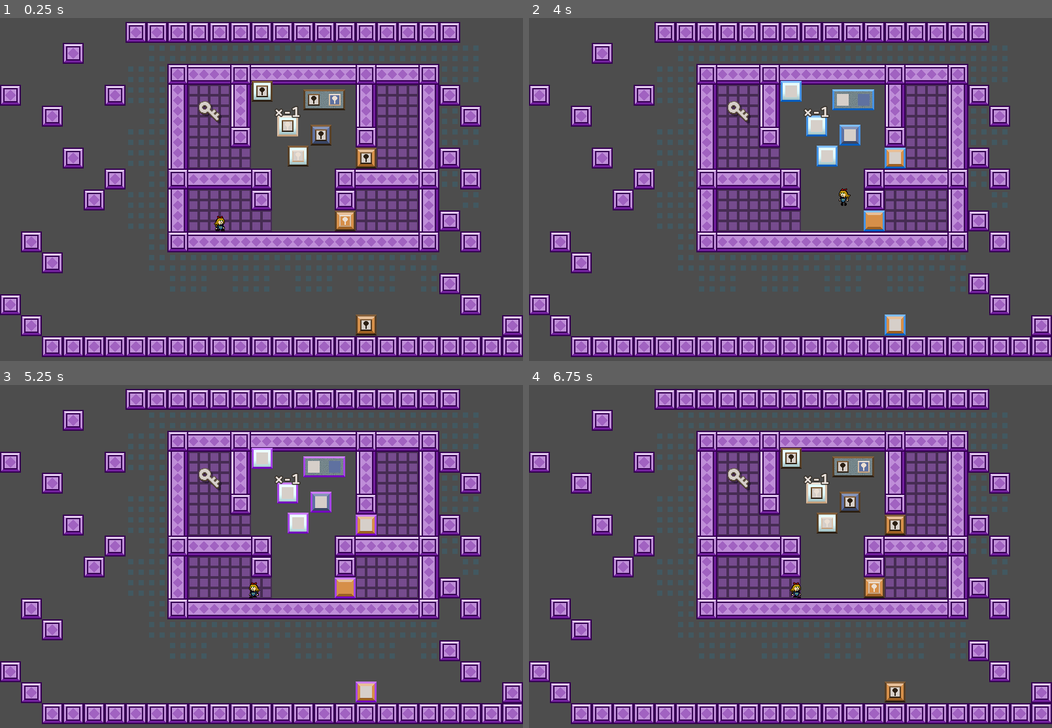
Above: before the commit, frames 1-4 (two rows, left to right).
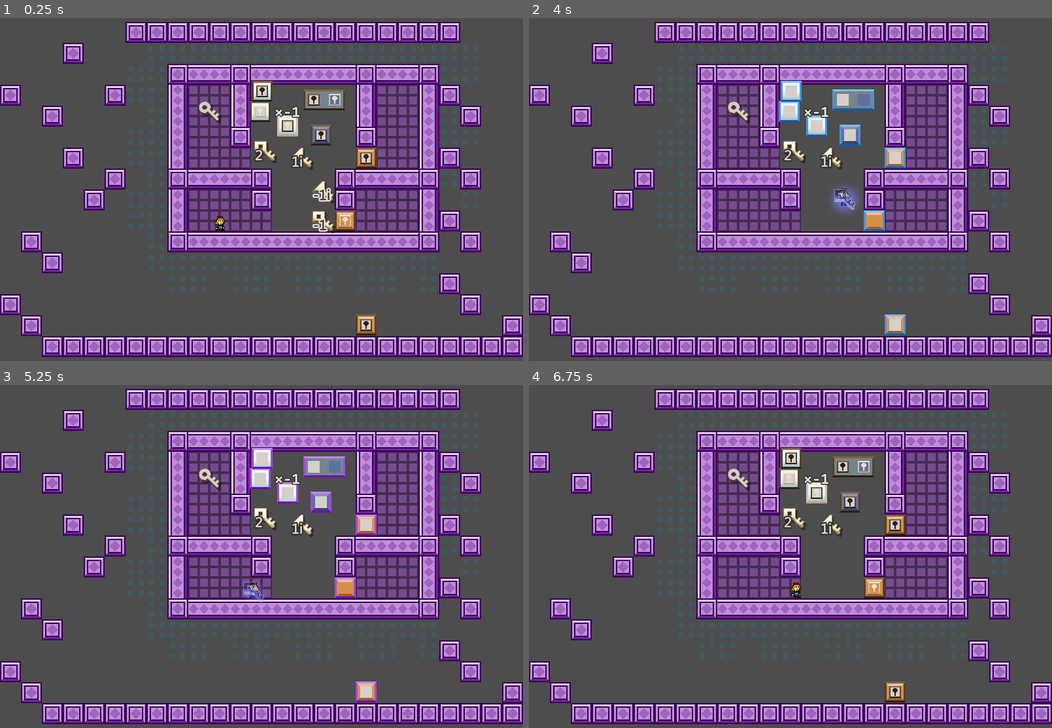
Above: after the commit, the same moments.

Repository: L4Vo5/i-wanna-lockpick-editor
Game: Godot game, scene res://main.tscn
The game is run twice, just before and just after one commit, with the same random seed, the same clock (stepped at 60 frames per second) and the same inputs.
Inputs:
- Up to frame 1 (0.25 s): no input
- Up to frame 2 (4 s): hold Right (right) 0.53-1.28 s; tap X (master, bound only after the commit) at 0.6, 1.55, 2.3, 3.05, 3.8 s; tap Shift (jump) at 0.77, 1.52, 3.02, 3.77 s; hold Left (left) 1.28-2.03 s; tap Up (fast) at 1.35 s; hold Right (right) 2.03-3.53 s; tap S (i-view) at 2.1 s; tap A (keypad) at 2.85 s; hold Left (left) from 3.53 s (still down); hold Down (slow) from 3.53 s (still down)
- Up to frame 3 (5.25 s): keep holding Left (left); release Down (slow) at 4.28 s; tap X (master, bound only after the commit) at 4.35, 5.1 s; tap Shift (jump) at 4.52 s
- Up to frame 4 (6.75 s): release Left (left) at 5.78 s; hold Right (right) from 5.78 s (still down); tap Up (fast) at 5.85 s; tap Shift (jump) at 6.02 s; tap X (master, bound only after the commit) at 6.05 s; tap S (i-view) at 6.6 s

The runs differ from the first frame. In frame 1, 1.0% of the frame differs, in the area x 47-65%, y 24-63%; in frame 2, 1.0%, in the area x 47-64%, y 24-58%; in frame 3, 0.9%; in frame 4, 0.7%.
Error before the commit: Assertion failed: what?? (res://data/door_data.gd:97)

Commit message:
master keys can be equipped (they don't work yet tho)

Diff:
--- a/data/complex_number.gd
+++ b/data/complex_number.gd
@@ -34,6 +34,12 @@
 func set_to(r: int, i: int) -> ComplexNumber:
 	_real_part = r
 	_imaginary_part = i
+	changed.emit()
+	return self
+
+func set_to_this(other: ComplexNumber) -> ComplexNumber:
+	_real_part = other.real_part
+	_imaginary_part = other.imaginary_part
 	changed.emit()
 	return self
 
--- a/data/door_data.gd
+++ b/data/door_data.gd
@@ -93,7 +93,7 @@
 			open_dim.set_to(0, -1)
 			rotor = true
 			flip = false
-		else:
+		elif not i_view: # just in case idk
 			assert(amount.is_zero(), "what??")
 			printerr("Can't open a door with 0 copies!")
 
--- a/iwbtg/kid/kid.gd
+++ b/iwbtg/kid/kid.gd
@@ -12,10 +12,20 @@
 @onready var spr_blue_aura: Sprite2D = %SprBlueAura
 @onready var aura_area: Area2D = %AuraArea
 
+@onready var player_shine: Sprite2D = %PlayerShine
+
+@onready var snd_master_equip: AudioStreamPlayer = %MasterEquip
+@onready var snd_master_unequip: AudioStreamPlayer = %MasterUnequip
+@onready var snd_master_anti_equip: AudioStreamPlayer = %MasterAntiEquip
+@onready var equipped_master: Sprite2D = %EquippedMaster
 const gravity := 0.4
+
+var master_equipped := ComplexNumber.new()
 
 func _ready() -> void:
 	aura_area.body_entered.connect(_on_aura_touch_door)
+	Global.changed_level.connect(connect_level)
+	connect_level()
 
 func _physics_process(delta: float) -> void:
 	if Global.in_editor: return
@@ -26,6 +36,7 @@
 	detect_doors()
 	fall_jump()
 	anim()
+	master_anim()
 	var current_speed := 3
 	if on_floor and velocity.y == 0 and Input.is_action_pressed(&"fast"):
 		current_speed = 6
@@ -33,6 +44,11 @@
 		current_speed = 1
 	move_and_collide(velocity * Vector2(current_speed, 0))
 	move_and_collide(velocity * Vector2(0, 1))
+
+func _input(event: InputEvent) -> void:
+	if not is_instance_valid(Global.current_level): return
+	if event.is_action("master") and event.is_pressed():
+		_update_master_equipped(true, true)
 
 var on_floor := false
 var on_ceiling := false
@@ -141,3 +157,57 @@
 			door.break_curse_brown()
 		elif brown_amount > 0:
 			door.curse_brown()
+
+func connect_level() -> void:
+	if is_instance_valid(Global.current_level):
+		Global.current_level.changed_i_view.connect(_update_master_equipped)
+		# TODO: fix this when autowrap works properly
+		var the_signal: Signal = Global.current_level.key_counts[Enums.color.master].changed
+		the_signal.connect(_update_master_equipped.bind(false, false, true))
+
+
+func _update_master_equipped(switch_state := false, play_sounds := true, unequip_if_different := false) -> void:
+	# if the objective is for it to be "on" or not
+	var obj_on := (master_equipped.is_zero() and switch_state) or (not master_equipped.is_zero() and not switch_state)
+	if not obj_on:
+		master_equipped.set_to(0, 0)
+	else:
+		var original_count := master_equipped.duplicate()
+		var i_view: bool = Global.current_level.i_view
+		master_equipped.set_to(0,0)
+		if not i_view:
+			master_equipped.real_part = signi(Global.current_level.key_counts[Enums.color.master].real_part)
+		else:
+			master_equipped.imaginary_part = signi(Global.current_level.key_counts[Enums.color.master].imaginary_part)
+		if unequip_if_different and not original_count.is_equal_to(master_equipped):
+			master_equipped.set_to(0, 0)
+	if play_sounds:
+		_master_equipped_sounds()
+	else:
+		_last_master_equipped.set_to_this(master_equipped)
+
+var _last_master_equipped := ComplexNumber.new()
+func _master_equipped_sounds() -> void:
+	if _last_master_equipped.is_zero():
+		if not master_equipped.is_zero():
+			if master_equipped.is_negative():
+				snd_master_anti_equip.play()
+			else:
+				snd_master_equip.play()
+	else:
+		if master_equipped.is_zero():
+			snd_master_unequip.play()
+	_last_master_equipped.set_to_this(master_equipped)
+
+func master_anim() -> void:
+	if master_equipped.is_zero():
+		player_shine.hide()
+		equipped_master.hide()
+		return
+	player_shine.show()
+	equipped_master.show()
+	equipped_master.frame = 0 if not master_equipped.is_negative() else 1
+	player_shine.modulate = Color8(180, 180, 50) if not master_equipped.is_negative() else Color8(50, 50, 180)
+	var alpha := 0.8 + 0.2 * (sin(deg_to_rad(Global.physics_step * 4 % 360)))
+	equipped_master.modulate.a = alpha * 0.6
+	player_shine.scale = Vector2(alpha, alpha)
--- a/iwbtg/kid/kid.tscn
+++ b/iwbtg/kid/kid.tscn
@@ -9,6 +9,11 @@
 [ext_resource type="AudioStream" uid="uid://cyhxjfoc58xsi" path="res://iwbtg/kid/snd_DJump.wav" id="7_qwfu2"]
 [ext_resource type="Texture2D" uid="uid://clhkqdbb4xygc" path="res://iwbtg/kid/auras/spr_brown_aura.png" id="8_hppn8"]
 [ext_resource type="Texture2D" uid="uid://ba3rni1j8cxj2" path="res://iwbtg/kid/auras/spr_rgb_auras.png" id="9_umpdb"]
+[ext_resource type="AudioStream" uid="uid://u8s05mqpl74l" path="res://iwbtg/kid/master_equip.wav" id="10_37nhi"]
+[ext_resource type="AudioStream" uid="uid://cq7dau6jysyu8" path="res://iwbtg/kid/master_unequip.wav" id="11_5ce0b"]
+[ext_resource type="AudioStream" uid="uid://d302bvepvw5no" path="res://iwbtg/kid/master_anti_equip.wav" id="12_3s1du"]
+[ext_resource type="Texture2D" uid="uid://bwhaubn3y72qr" path="res://iwbtg/kid/spr_key_master_equip.png" id="13_5ksfo"]
+[ext_resource type="Texture2D" uid="uid://b5gv2xg17yxyx" path="res://iwbtg/kid/spr_player_shine.png" id="13_doi6s"]
 
 [sub_resource type="CanvasItemMaterial" id="CanvasItemMaterial_ea3o2"]
 blend_mode = 2
@@ -127,6 +132,9 @@
 
 [sub_resource type="CircleShape2D" id="CircleShape2D_catrg"]
 radius = 32.3883
+
+[sub_resource type="CanvasItemMaterial" id="CanvasItemMaterial_csn0j"]
+blend_mode = 1
 
 [node name="kid" type="CharacterBody2D"]
 collision_layer = 16
@@ -204,3 +212,28 @@
 
 [node name="CollisionShape2D" type="CollisionShape2D" parent="AuraArea"]
 shape = SubResource("CircleShape2D_catrg")
+
+[node name="MasterEquip" type="AudioStreamPlayer" parent="."]
+unique_name_in_owner = true
+stream = ExtResource("10_37nhi")
+bus = &"Sfx"
+
+[node name="MasterUnequip" type="AudioStreamPlayer" parent="."]
+unique_name_in_owner = true
+stream = ExtResource("11_5ce0b")
+bus = &"Sfx"
+
+[node name="MasterAntiEquip" type="AudioStreamPlayer" parent="."]
+unique_name_in_owner = true
+stream = ExtResource("12_3s1du")
+bus = &"Sfx"
+
+[node name="PlayerShine" type="Sprite2D" parent="."]
+unique_name_in_owner = true
+material = SubResource("CanvasItemMaterial_csn0j")
+texture = ExtResource("13_doi6s")
+
+[node name="EquippedMaster" type="Sprite2D" parent="."]
+unique_name_in_owner = true
+texture = ExtResource("13_5ksfo")
+hframes = 2
--- a/level.gd
+++ b/level.gd
@@ -3,6 +3,7 @@
 
 signal changed_glitch_color
 @export var glitch_color := Enums.color.pure
+# Some code might depend on these complex numbers' changed signals, so don't change them to new numbers pls
 @export var key_counts := {
 	Enums.color.glitch: ComplexNumber.new(),
 	Enums.color.black: ComplexNumber.new(),
--- a/main.tscn
+++ b/main.tscn
@@ -8,6 +8,7 @@
 [ext_resource type="Script" path="res://data/lock_data.gd" id="5_0xlsj"]
 [ext_resource type="Script" path="res://data/door_data.gd" id="6_6n2u4"]
 [ext_resource type="Script" path="res://data/complex_number.gd" id="8_2frqs"]
+[ext_resource type="Script" path="res://data/key_data.gd" id="9_w773q"]
 
 [sub_resource type="TileSetAtlasSource" id="TileSetAtlasSource_fb8ee"]
 texture = ExtResource("1_8pg5l")
@@ -229,6 +230,50 @@
 }
 glitch_color = 1
 
+[sub_resource type="Resource" id="Resource_bs23n"]
+script = ExtResource("8_2frqs")
+real_part = 2
+imaginary_part = 0
+
+[sub_resource type="Resource" id="Resource_yqpaw"]
+script = ExtResource("9_w773q")
+amount = SubResource("Resource_bs23n")
+type = 0
+color = 13
+
+[sub_resource type="Resource" id="Resource_er03g"]
+script = ExtResource("8_2frqs")
+real_part = 0
+imaginary_part = -1
+
+[sub_resource type="Resource" id="Resource_bq6vb"]
+script = ExtResource("9_w773q")
+amount = SubResource("Resource_er03g")
+type = 1
+color = 13
+
+[sub_resource type="Resource" id="Resource_gg8x2"]
+script = ExtResource("8_2frqs")
+real_part = -1
+imaginary_part = 0
+
+[sub_resource type="Resource" id="Resource_nr1hf"]
+script = ExtResource("9_w773q")
+amount = SubResource("Resource_gg8x2")
+type = 0
+color = 13
+
+[sub_resource type="Resource" id="Resource_phhxv"]
+script = ExtResource("8_2frqs")
+real_part = 0
+imaginary_part = 1
+
+[sub_resource type="Resource" id="Resource_w7use"]
+script = ExtResource("9_w773q")
+amount = SubResource("Resource_phhxv")
+type = 1
+color = 13
+
 [node name="TestLevel" type="Node2D" node_paths=PackedStringArray("player")]
 script = ExtResource("1_6pjc7")
 player = NodePath("kid")
@@ -257,10 +302,10 @@
 door_data = SubResource("Resource_h64pg")
 
 [node name="Door9" parent="." instance=ExtResource("3_fu1uk")]
-offset_left = 440.0
-offset_top = 253.0
-offset_right = 472.0
-offset_bottom = 285.0
+offset_left = 382.0
+offset_top = 185.0
+offset_right = 414.0
+offset_bottom = 217.0
 door_data = SubResource("Resource_2h3kq")
 
 [node name="Door8" parent="." instance=ExtResource("3_fu1uk")]
@@ -300,3 +345,19 @@
 
 [node name="key" parent="." instance=ExtResource("4_5qia5")]
 position = Vector2(304, 185)
+
+[node name="key2" parent="." instance=ExtResource("4_5qia5")]
+position = Vector2(389, 246)
+key_data = SubResource("Resource_yqpaw")
+
+[node name="key3" parent="." instance=ExtResource("4_5qia5")]
+position = Vector2(478, 307)
+key_data = SubResource("Resource_bq6vb")
+
+[node name="key5" parent="." instance=ExtResource("4_5qia5")]
+position = Vector2(478, 353)
+key_data = SubResource("Resource_nr1hf")
+
+[node name="key4" parent="." instance=ExtResource("4_5qia5")]
+position = Vector2(445, 256)
+key_data = SubResource("Resource_w7use")
--- a/misc/Global.gd
+++ b/misc/Global.gd
@@ -1,12 +1,12 @@
 @tool
 extends Node
 
-signal changed_level
 
 var in_editor := Engine.is_editor_hint()
 var print_actions := false
 @onready var key_pad: Control = %KeyPad
 
+signal changed_level
 var current_level: Level:
 	set(val):
 		if current_level == val: return
--- a/project.godot
+++ b/project.godot
@@ -77,6 +77,11 @@
 "events": [Object(InputEventKey,"resource_local_to_scene":false,"resource_name":"","device":-1,"window_id":0,"alt_pressed":false,"shift_pressed":false,"ctrl_pressed":false,"meta_pressed":false,"pressed":false,"keycode":0,"physical_keycode":0,"key_label":83,"unicode":115,"echo":false,"script":null)
 ]
 }
+master={
+"deadzone": 0.5,
+"events": [Object(InputEventKey,"resource_local_to_scene":false,"resource_name":"","device":-1,"window_id":0,"alt_pressed":false,"shift_pressed":false,"ctrl_pressed":false,"meta_pressed":false,"pressed":false,"keycode":0,"physical_keycode":0,"key_label":88,"unicode":120,"echo":false,"script":null)
+]
+}
 
 [layer_names]
 
--- a/rendering/doors_locks/door.tscn
+++ b/rendering/doors_locks/door.tscn
@@ -233,6 +233,7 @@
 [node name="Open" type="AudioStreamPlayer" parent="."]
 unique_name_in_owner = true
 stream = ExtResource("11_gu5d3")
+bus = &"Sfx"
 
 [node name="Control" type="Control" parent="."]
 layout_mode = 2
--- a/rendering/keys/key.gd
+++ b/rendering/keys/key.gd
@@ -148,7 +148,7 @@
 			key_data.key_types.add:
 				Global.current_level.key_counts[color].add(key_data.amount)
 			key_data.key_types.exact:
-				Global.current_level.key_counts[color] = key_data.amount
+				Global.current_level.key_counts[color].set_to_this(key_data.amount)
 			key_data.key_types.rotor:
 				Global.current_level.key_counts[color].rotor()
 			key_data.key_types.flip:
--- a/rendering/keys/key.tscn
+++ b/rendering/keys/key.tscn
@@ -9,8 +9,8 @@
 [ext_resource type="Material" uid="uid://b1go7gviuk2jc" path="res://rendering/glitch.material" id="4_hykin"]
 [ext_resource type="AudioStream" uid="uid://cvfd3d4c881kw" path="res://rendering/keys/key_pickup.wav" id="4_xgj2q"]
 [ext_resource type="FontFile" uid="uid://8u15l8k5v28c" path="res://fonts/KhmerUI.ttf" id="6_5cf8d"]
-[ext_resource type="Texture2D" uid="uid://cwjs8fryokbnu" path="res://rendering/keys/spr_key_stone.png" id="6_h7edn"]
 [ext_resource type="Texture2D" uid="uid://x877lijg33ow" path="res://rendering/keys/spr_special_keys.png" id="7_jemto"]
+[ext_resource type="Texture2D" uid="uid://b6k20y7s4yqy7" path="res://rendering/keys/spr_key_master.png" id="9_spxl3"]
 [ext_resource type="Texture2D" uid="uid://dr8mnidwq7oss" path="res://rendering/keys/spr_glitch.png" id="11_2ifgy"]
 
 [sub_resource type="Resource" id="Resource_w2h4u"]
@@ -73,10 +73,10 @@
 [node name="Special" type="Sprite2D" parent="."]
 unique_name_in_owner = true
 visible = false
-texture = ExtResource("6_h7edn")
+texture = ExtResource("9_spxl3")
 centered = false
 hframes = 4
-vframes = 2
+vframes = 4
 
 [node name="CollisionShape2D" type="CollisionShape2D" parent="."]
 visible = false
@@ -98,6 +98,7 @@
 [node name="Pickup" type="AudioStreamPlayer" parent="."]
 unique_name_in_owner = true
 stream = ExtResource("4_xgj2q")
+bus = &"Sfx"
 
 [node name="Number" type="Label" parent="."]
 unique_name_in_owner = true
Not shown: 1 places in iwbtg/kid/kid.tscn that only renumber resources
Not shown, added: iwbtg/kid/master_anti_equip.wav.import
Not shown, added: iwbtg/kid/master_equip.wav.import
Not shown, added: iwbtg/kid/master_unequip.wav.import
Binary file added: iwbtg/kid/spr_key_master_equip.png
Not shown, added: iwbtg/kid/spr_key_master_equip.png.import
Binary file added: iwbtg/kid/spr_player_shine.png
Not shown, added: iwbtg/kid/spr_player_shine.png.import
Not shown: 1 places in main.tscn that only renumber resources
Not shown, added: iwbtg/kid/master_anti_equip.wav
Not shown, added: iwbtg/kid/master_equip.wav
Not shown, added: iwbtg/kid/master_unequip.wav
